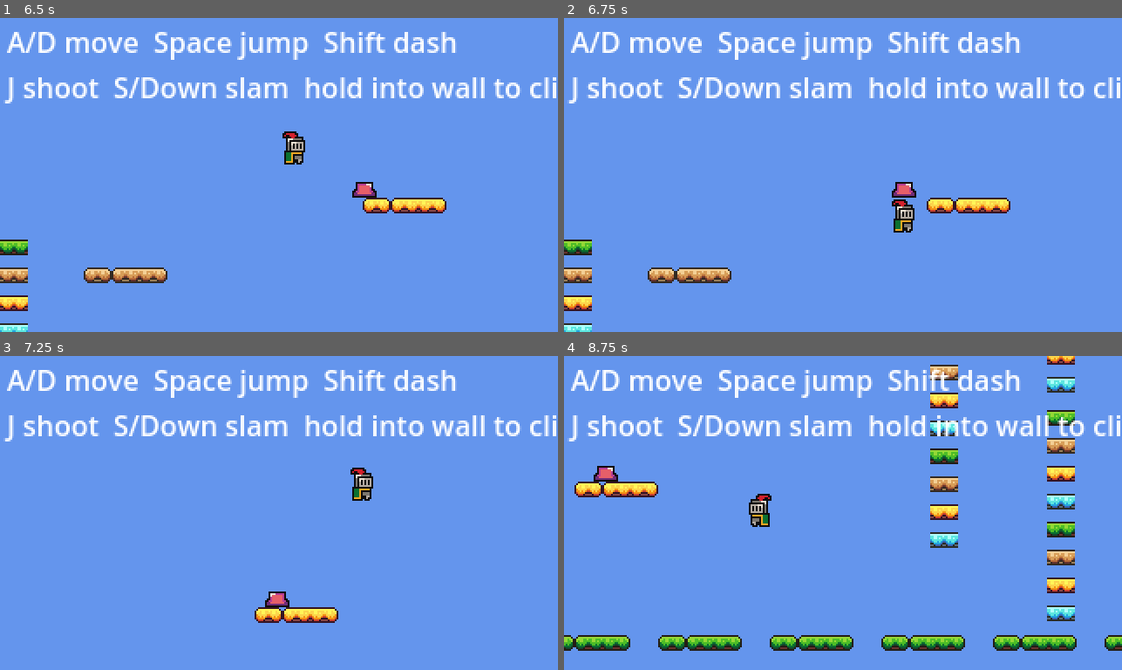
Above: before the commit, frames 1-4 (two rows, left to right).
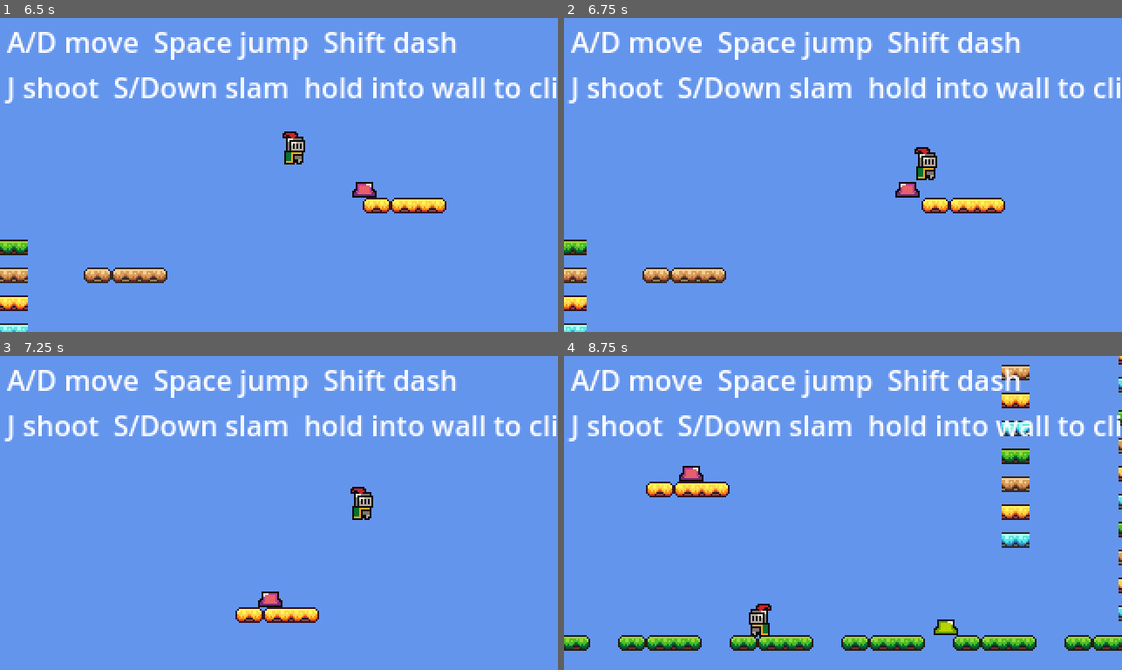
Above: after the commit, the same moments.

Repository: SolutionsByCarson/ScratchPad
Game: Godot game, scene res://scenes/main.tscn
The game is run twice, just before and just after one commit, with the same random seed, the same clock (stepped at 60 frames per second) and the same inputs.
Inputs:
- Up to frame 1 (6.5 s): hold D (move_right) 0.53-2.03 s; tap Space (jump) at 0.6, 0.77, 1.07, 1.52, 1.55, 1.82, 2.3, 3.02, 3.05, 3.32, 3.6, 3.77, 4.07, 4.52, 4.55, 4.82, 5.3, 6.02, 6.05, 6.32 s; tap Shift (dash) at 1.35, 4.35 s; hold A (move_left) 2.03-4.28 s; tap J (shoot) at 2.1, 5.1 s; tap S (slam) at 2.85, 5.85 s; hold D (move_right) from 4.28 s (still down)
- Up to frame 2 (6.75 s): keep holding D (move_right); tap Space (jump) at 6.6 s
- Up to frame 3 (7.25 s): keep holding D (move_right); tap Space (jump) at 6.77, 7.07 s
- Up to frame 4 (8.75 s): tap Shift (dash) at 7.35 s; tap Space (jump) at 7.52, 7.55, 7.82, 8.3 s; release D (move_right) at 8.03 s; hold A (move_left) from 8.03 s (still down); tap J (shoot) at 8.1 s

Frame 1 is identical in both runs. In frame 2, 2.1% of the frame differs, in the area x 0-80%, y 41-100%; in frame 3, 1.4%; in frame 4, 12%, in the area x 0-100%, y 0-94%.

Commit message:
Hanging: pressing into the platform also mantles up
In addition to Jump, pressing the directional key TOWARD the platform
(opposite the wall normal) now triggers the mantle. Computes
pressing_into_ledge from input_dir vs _hang_normal_x; if the player
is pressing into the ledge they're hanging on, treat it as a mantle
input. Down still drops, away-from-ledge does nothing now (hang stays
until you decide jump/into to climb up or down to drop).

Co-Authored-By: Claude Opus 4.7 (1M context) <noreply@anthropic.com>

Diff:
--- a/scripts/player.gd
+++ b/scripts/player.gd
@@ -66,7 +66,9 @@
 
 	if _hanging:
 		velocity = Vector2.ZERO
-		if Input.is_action_just_pressed("jump"):
+		var input_dir_hang := Input.get_axis("move_left", "move_right")
+		var pressing_into_ledge := input_dir_hang != 0.0 and signf(input_dir_hang) != signf(_hang_normal_x)
+		if Input.is_action_just_pressed("jump") or pressing_into_ledge:
 			global_position.y = _hang_top_y - COLLISION_BOTTOM_FROM_CENTER
 			global_position.x += -_hang_normal_x * MANTLE_NUDGE_X
 			_hanging = false
